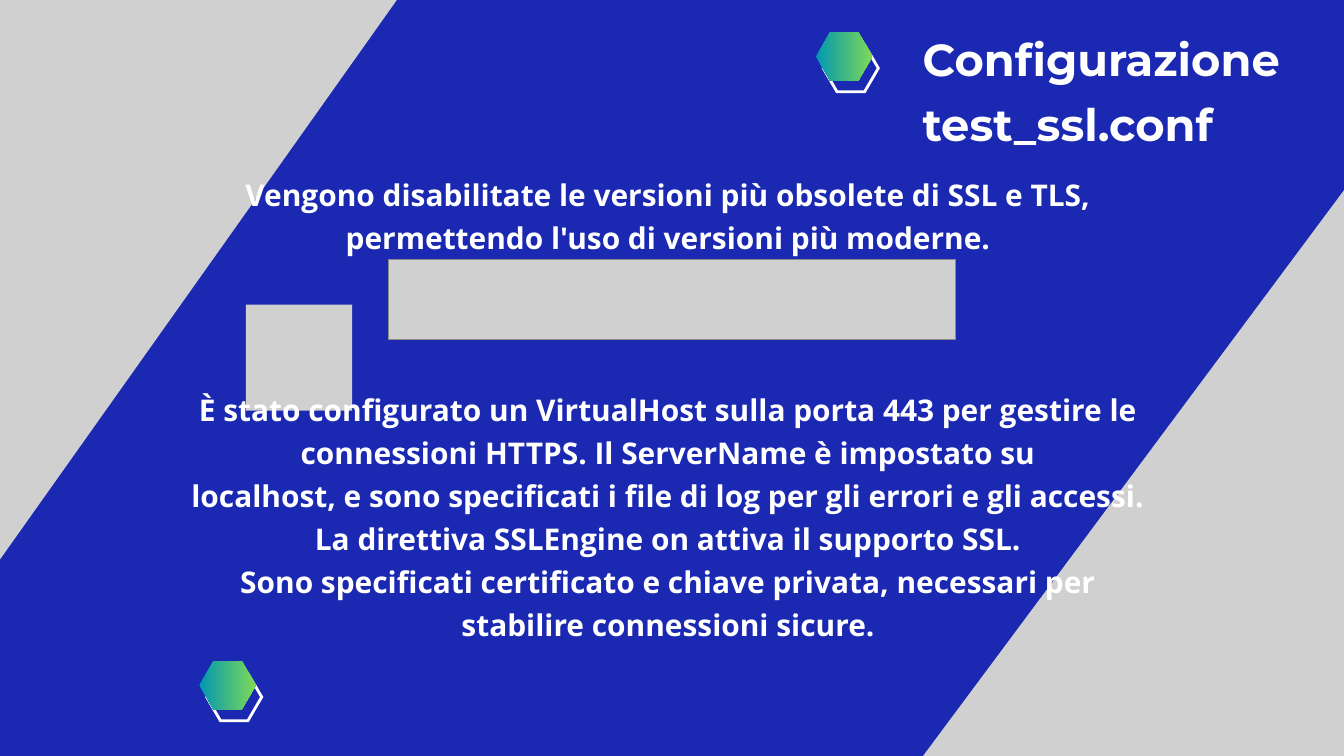
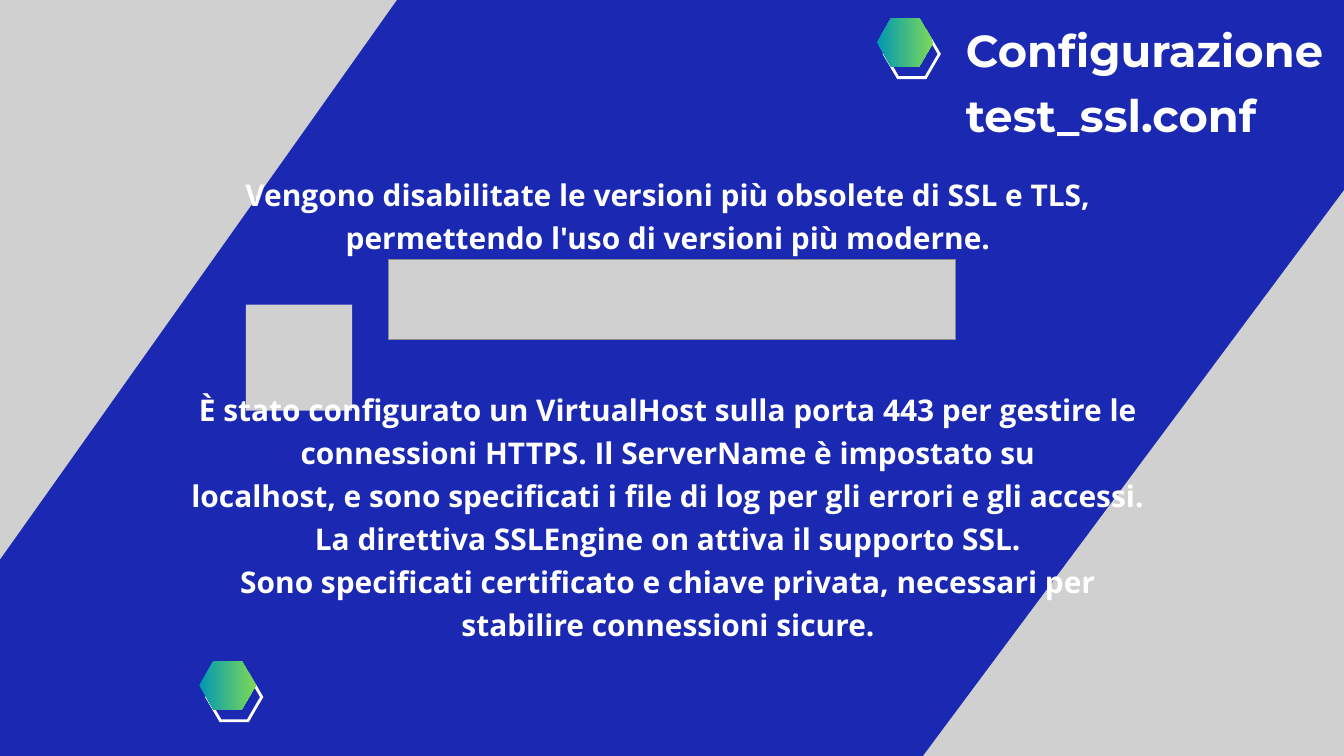
Before and after one commit to GiadaOttaiano/SystemSecurity, a slide deck: slide 18 of SystemSecurity.pptx. Drawn at 1344x756 pixels with LibreOffice and Linux fonts; fonts in the diff are those of the drawing; grey boxes stand for pictures. Boxes give left, top, right and bottom in pixels: in the first picture for what was removed or moved away, otherwise in the second. Text is boxed around its words. In the diff, an @@ line names an element or a change of style, - is before the commit and + after.

```diff
--- a/SystemSecurity.pptx
+++ b/SystemSecurity.pptx
@@ freeform shape: place and size @@
-freeform shape at bbox=[816, 32, 872, 81]
+freeform shape at bbox=[877, 18, 933, 67]
@@ text "Configurazione test_ssl.conf": place and size @@
-text "Configurazione test_ssl.conf" at bbox=[923, 40, 1280, 145]
+text "Configurazione test_ssl.conf" at bbox=[966, 31, 1323, 136]
@@ freeform shape: place and size @@
-freeform shape at bbox=[823, 44, 878, 91]
+freeform shape at bbox=[884, 30, 939, 77]
```
Also in this commit, not shown: 8 other slides changed, 17 slides added, 1 slide removed.
